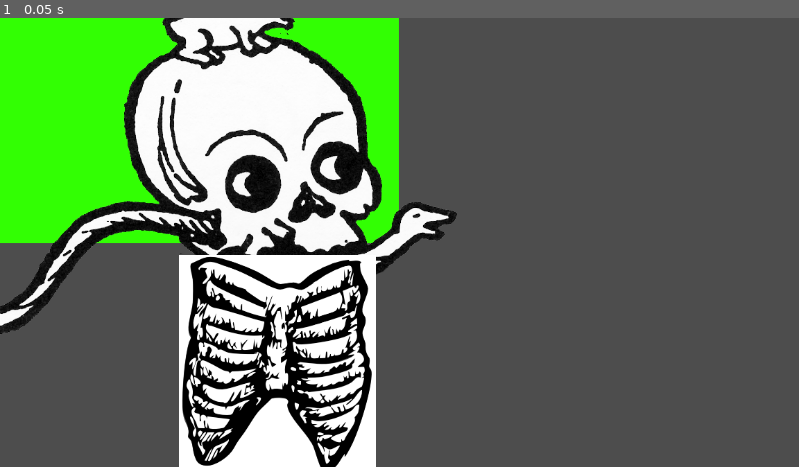
Above: before the commit, frame 1.
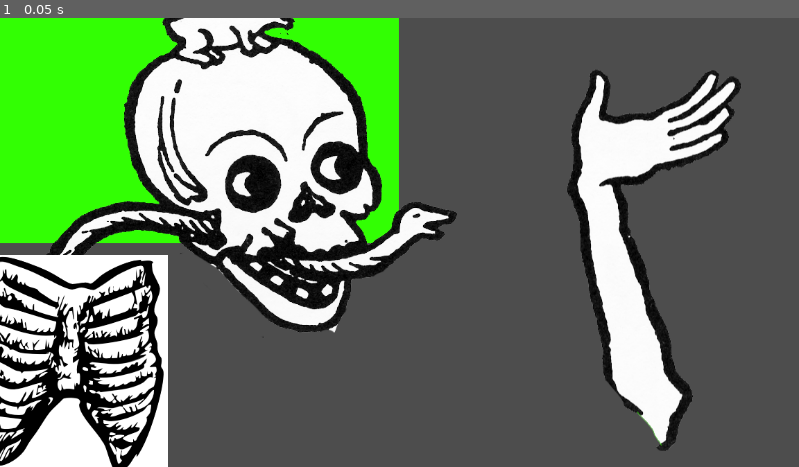
Above: after the commit, the same moment.

Repository: maxfractal/monstermaker
Game: Godot game, scene res://main.tscn
The game is run twice, just before and just after one commit, with the same random seed, the same clock (stepped at 60 frames per second) and the same inputs.
Inputs:
- Up to frame 1 (0.05 s): no input

The runs differ from the first frame. In frame 1, 27% of the frame differs, in the area x 0-93%, y 11-100%.

Commit message:
Godot UI exploration - garbarge

Diff:
--- /dev/null
+++ b/loading_screen.gd
@@ -0,0 +1,11 @@
+extends Node2D
+
+
+# Called when the node enters the scene tree for the first time.
+func _ready() -> void:
+	pass # Replace with function body.
+
+
+# Called every frame. 'delta' is the elapsed time since the previous frame.
+func _process(delta: float) -> void:
+	pass
--- /dev/null
+++ b/loading_screen.tscn
@@ -0,0 +1,16 @@
+[gd_scene load_steps=3 format=3 uid="uid://ch8lasar312hd"]
+
+[ext_resource type="Texture2D" uid="uid://c07h67u5wyot3" path="res://assets/background.png" id="1_yakyi"]
+[ext_resource type="Texture2D" uid="uid://55wnhne84m4h" path="res://icon.svg" id="2_jgbcg"]
+
+[node name="loadingScreen" type="Node2D"]
+
+[node name="Sprite2D" type="Sprite2D" parent="."]
+position = Vector2(4954, 2222)
+scale = Vector2(8.59652, 6.80923)
+texture = ExtResource("1_yakyi")
+
+[node name="MadewithGodot" type="Sprite2D" parent="."]
+position = Vector2(606, 362)
+scale = Vector2(7.80469, 6.83594)
+texture = ExtResource("2_jgbcg")
--- a/main.gd
+++ b/main.gd
@@ -21,5 +21,5 @@
 
 	var torso = Sprite2D.new()
 	torso.texture = sprite_texture2
-	torso.position = Vector2(400, 500)
+	torso.position = Vector2(100, 500)
 	add_child(torso)
--- a/main.tscn
+++ b/main.tscn
@@ -1,6 +1,12 @@
-[gd_scene load_steps=2 format=3 uid="uid://dtovutq6dek6e"]
+[gd_scene load_steps=3 format=3 uid="uid://j8dgxn3qxs07"]
 
 [ext_resource type="Script" path="res://main.gd" id="1_3dv4e"]
+[ext_resource type="Texture2D" uid="uid://cf3n4li36okx3" path="res://assets/left_arm.png" id="2_01axm"]
 
 [node name="Main" type="Node2D"]
 script = ExtResource("1_3dv4e")
+
+[node name="Sprite2D" type="Sprite2D" parent="."]
+z_index = 4
+position = Vector2(950, 339)
+texture = ExtResource("2_01axm")
